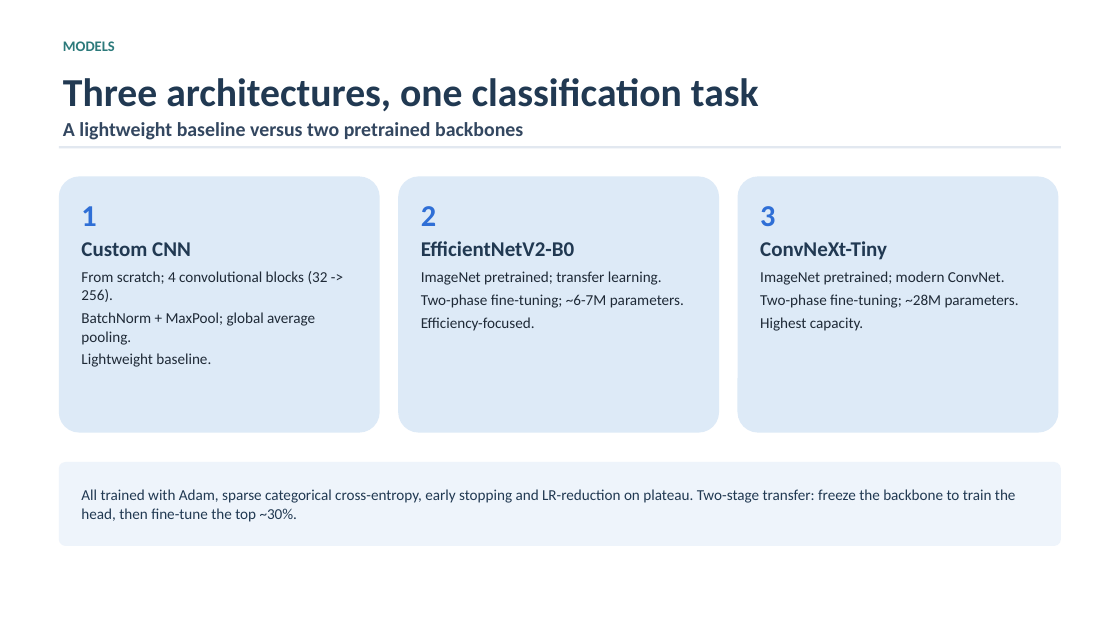
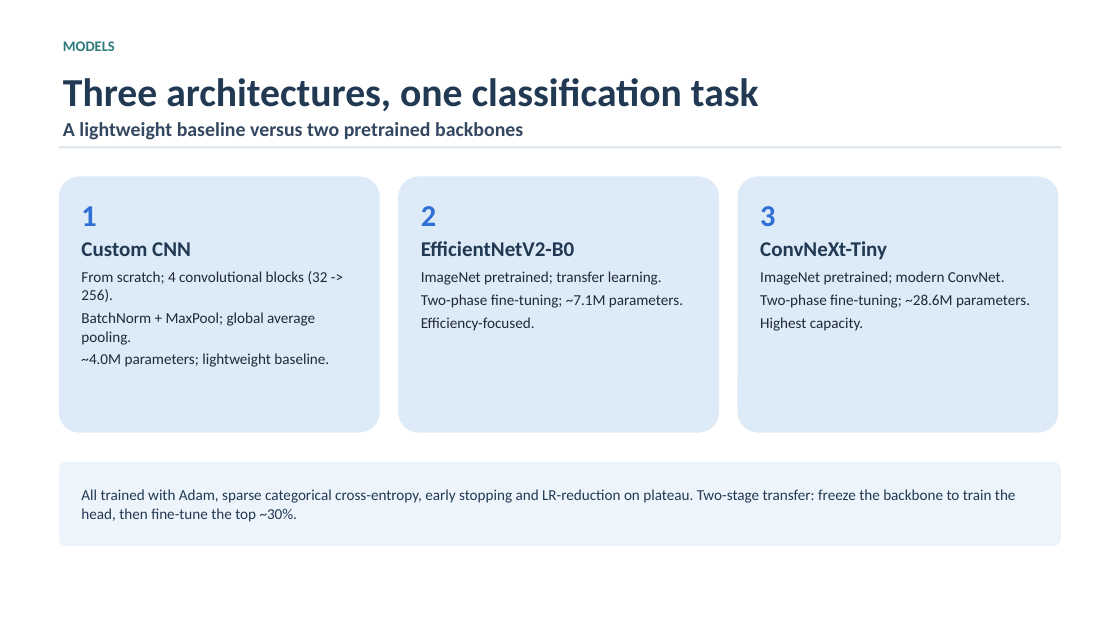
Before and after one commit to ATTezel/explainable-sports-classification, a slide deck: slide 6 of slides/sports_cnn_presentation.pptx. Drawn at 1120x630 pixels with LibreOffice and Linux fonts; fonts in the diff are those of the drawing. Boxes give left, top, right and bottom in pixels: in the first picture for what was removed or moved away, otherwise in the second. Text is boxed around its words. In the diff, an @@ line names an element or a change of style, - is before the commit and + after.

```diff
--- a/slides/sports_cnn_presentation.pptx
+++ b/slides/sports_cnn_presentation.pptx
@@ text at <box>421,294,683,308</box>: text changed @@
-Two-phase fine-tuning; ~6-7M parameters.
+Two-phase fine-tuning; ~7.1M parameters.
@@ text at <box>760,294,1030,308</box>: text changed @@
-Two-phase fine-tuning; ~28M parameters.
+Two-phase fine-tuning; ~28.6M parameters.
@@ text at <box>81,353,329,367</box>: text changed @@
-Lightweight baseline.
+~4.0M parameters; lightweight baseline.
```
Also in this commit, not shown: 2 other slides changed, 17 other files.
